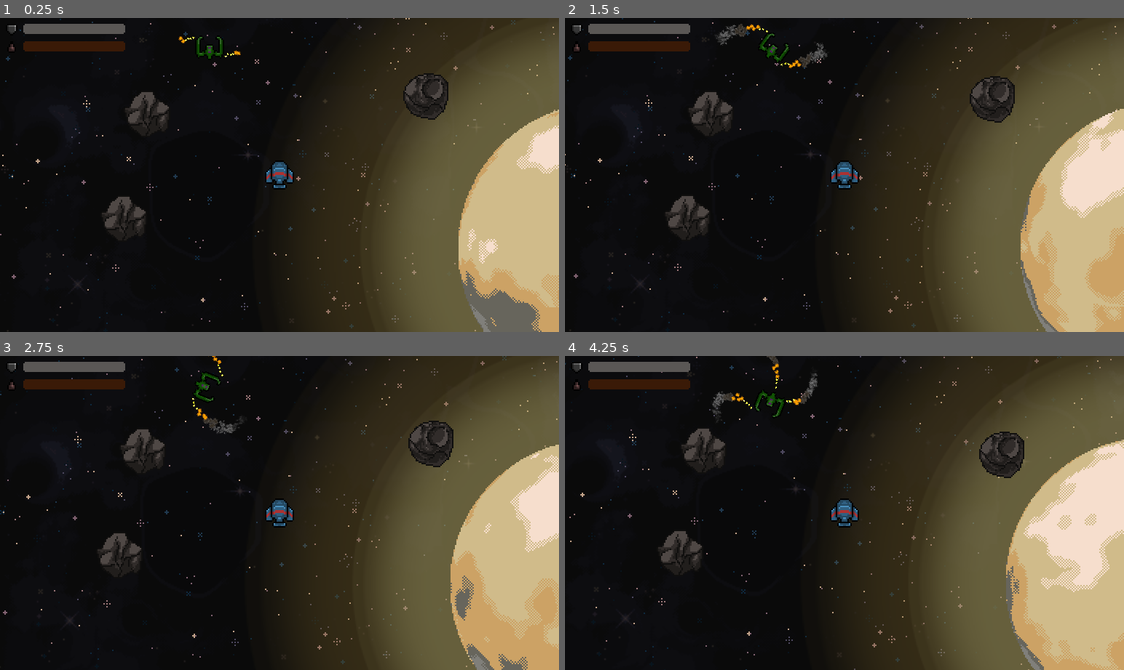
Above: before the commit, frames 1-4 (two rows, left to right).
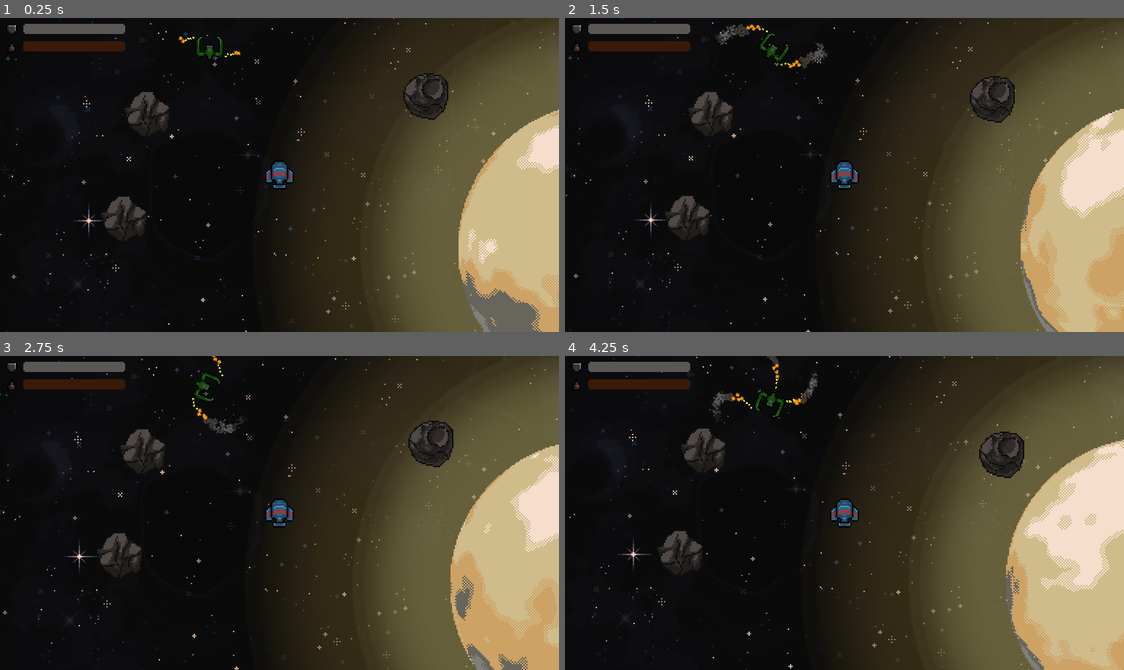
Above: after the commit, the same moments.

Repository: WekufuStudios/A-new-home
Game: Godot game, scene res://Game.tscn
Two runs of this game, one before a commit and one after it. Both use one fixed random seed, a clock stepped at 60 frames per second and the inputs below. Sound files missing from this copy of the repository are replaced by a short silence.
Inputs:
- Up to frame 1 (0.25 s): no input
- Up to frame 2 (1.5 s): no input
- Up to frame 3 (2.75 s): no input
- Up to frame 4 (4.25 s): no input

The runs differ from the first frame. In frame 1, 0.4% of the frame differs, in the area x 0-100%, y 0-100%; in frame 2, 0.3%; in frame 3, 0.4%; in frame 4, 0.4%.

Commit message:
UI planet

Diff:
--- a/Game.tscn
+++ b/Game.tscn
@@ -49,7 +49,7 @@
 texture_repeat = 2
 texture = ExtResource("4_dqm8h")
 region_enabled = true
-region_rect = Rect2(0, 0, 5000, 500)
+region_rect = Rect2(0, 0, 3000, 3000)
 
 [node name="Ship1" parent="." instance=ExtResource("1_1h5ul")]
 position = Vector2(200, 132)
--- a/ships/player/PlayerShip.gd
+++ b/ships/player/PlayerShip.gd
@@ -15,6 +15,7 @@
 				_disable_thrusters(thruster_location_name)
 		fuel_changed.emit(fuel)
 
+var planet: Planet = null
 var contacts_with_planet: int = 0
 
 @onready var canon: Canon = $Canon
@@ -28,7 +29,9 @@
 	Globals.player = self
 
 	land_timer.timeout.connect(func():
+		assert(planet != null)
 		disabled = true
+		planet.show_ui()
 		print("Landed!")
 	)
 
@@ -37,11 +40,13 @@
 	)
 
 	body_entered.connect(func(body: PhysicsBody2D):
-		if body is Planet:
+		if body is Planet and not body.landed_on_it:
+			planet = body
 			contacts_with_planet += 1
 	)
 	body_exited.connect(func(body: PhysicsBody2D):
 		if body is Planet:
+			planet = null
 			contacts_with_planet -= 1
 	)
 
--- a/space_bodies/planets/Planet.gd
+++ b/space_bodies/planets/Planet.gd
@@ -1,11 +1,28 @@
 class_name Planet extends StaticBody2D
 
+var landed_on_it: bool = false
 
 @onready var sprite: AnimatedSprite2D = $Planet
 @onready var collision_shape: CollisionShape2D = $CollisionShape2D
 
+@onready var ui: PanelContainer = $UI/PanelContainer
+
 
 func _ready() -> void:
+	ui.hide()
+	$UI/PanelContainer/MarginContainer/HBoxContainer/PanelContainer/ShieldButton.pressed.connect(func():
+		landed_on_it = true
+		ui.hide()
+		Globals.player.life_component.hp = 100
+		Globals.player.disabled = false
+	)
+	$UI/PanelContainer/MarginContainer/HBoxContainer/PanelContainer2/FuelButton.pressed.connect(func():
+		landed_on_it = true
+		ui.hide()
+		Globals.player.fuel = 100
+		Globals.player.disabled = false
+	)
+
 	var planet_radius: float = sprite.sprite_frames.get_frame_texture("default", 0).get_width() / 2.0
 
 	var planet_col_shape: CircleShape2D = CircleShape2D.new()
@@ -32,3 +49,7 @@
 	shape.radius = gravity_range
 	col.shape = shape
 	gravity_area.add_child(col)
+
+
+func show_ui() -> void:
+	ui.show()
--- a/space_bodies/planets/Planet.tscn
+++ b/space_bodies/planets/Planet.tscn
@@ -1,6 +1,9 @@
-[gd_scene load_steps=2 format=3 uid="uid://bjimy57b5y01b"]
+[gd_scene load_steps=5 format=3 uid="uid://bjimy57b5y01b"]
 
 [ext_resource type="Script" path="res://space_bodies/planets/Planet.gd" id="1_33fkl"]
+[ext_resource type="Theme" uid="uid://h480sux0ug1" path="res://menus/Theme.tres" id="2_jdwli"]
+[ext_resource type="Texture2D" uid="uid://d31skqn80qeyp" path="res://assets/art/ui/shield_icon.png" id="2_l7nul"]
+[ext_resource type="Texture2D" uid="uid://dxp6t6dsbnfpr" path="res://assets/art/ui/fuel_icon.png" id="3_32iwd"]
 
 [node name="Planet" type="StaticBody2D"]
 script = ExtResource("1_33fkl")
@@ -8,3 +11,45 @@
 [node name="Planet" type="AnimatedSprite2D" parent="."]
 
 [node name="CollisionShape2D" type="CollisionShape2D" parent="."]
+
+[node name="UI" type="CanvasLayer" parent="."]
+
+[node name="PanelContainer" type="PanelContainer" parent="UI"]
+anchors_preset = 8
+anchor_left = 0.5
+anchor_top = 0.5
+anchor_right = 0.5
+anchor_bottom = 0.5
+offset_left = -48.5
+offset_top = -23.5
+offset_right = 48.5
+offset_bottom = 23.5
+grow_horizontal = 2
+grow_vertical = 2
+theme = ExtResource("2_jdwli")
+
+[node name="MarginContainer" type="MarginContainer" parent="UI/PanelContainer"]
+layout_mode = 2
+
+[node name="HBoxContainer" type="HBoxContainer" parent="UI/PanelContainer/MarginContainer"]
+layout_mode = 2
+
+[node name="PanelContainer" type="PanelContainer" parent="UI/PanelContainer/MarginContainer/HBoxContainer"]
+layout_mode = 2
+size_flags_horizontal = 3
+
+[node name="ShieldButton" type="Button" parent="UI/PanelContainer/MarginContainer/HBoxContainer/PanelContainer"]
+layout_mode = 2
+icon = ExtResource("2_l7nul")
+icon_alignment = 1
+expand_icon = true
+
+[node name="PanelContainer2" type="PanelContainer" parent="UI/PanelContainer/MarginContainer/HBoxContainer"]
+layout_mode = 2
+size_flags_horizontal = 3
+
+[node name="FuelButton" type="Button" parent="UI/PanelContainer/MarginContainer/HBoxContainer/PanelContainer2"]
+layout_mode = 2
+icon = ExtResource("3_32iwd")
+icon_alignment = 1
+expand_icon = true
Not shown: 1 places in Game.tscn that only renumber resources
